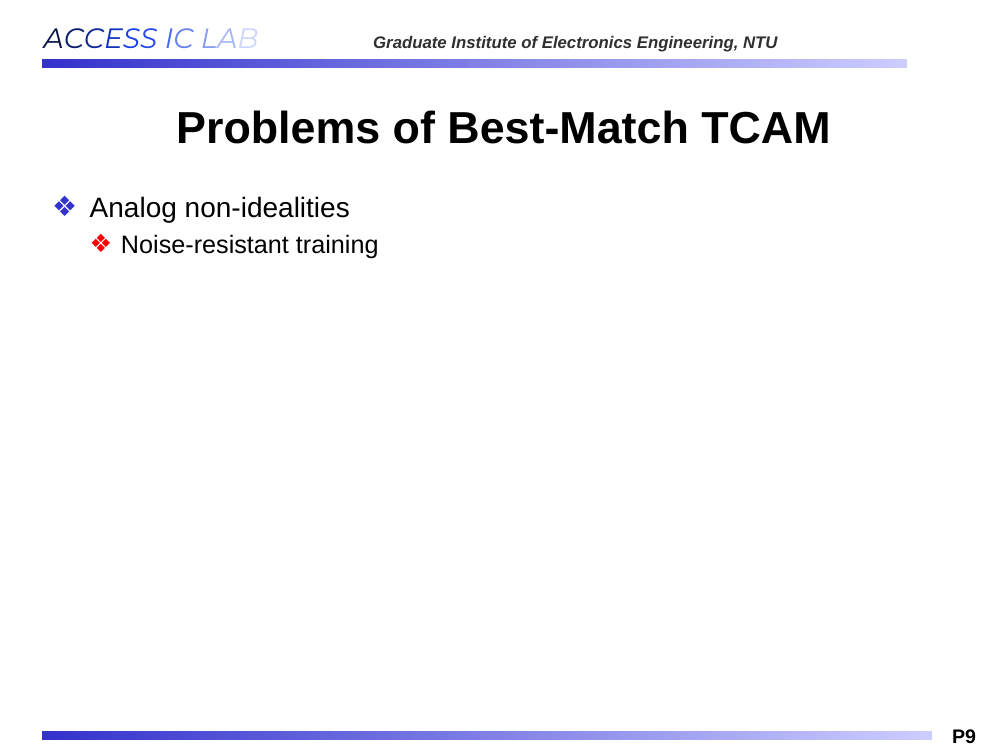
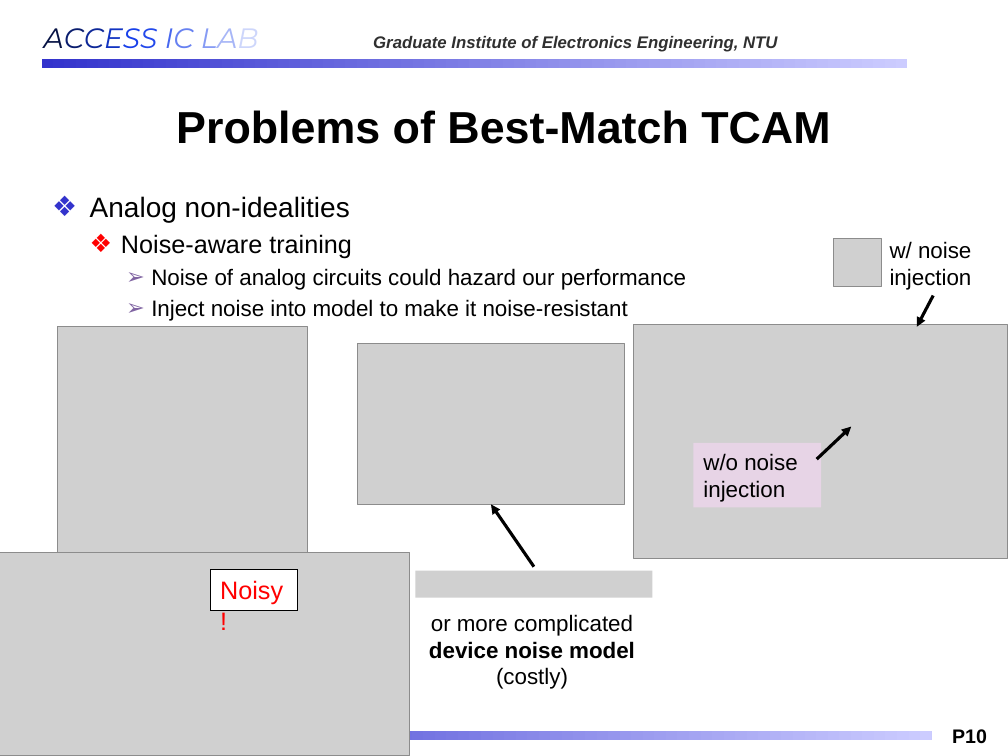
Before and after one commit to Oniontow/AndyWu_Project, a slide deck: slide 10 of IMS_NEW.pptx (slide 9 before the commit). Drawn at 1008x756 pixels with LibreOffice and Linux fonts; fonts in the diff are those of the drawing; grey boxes stand for pictures; background and template pictures are left out. Boxes give left, top, right and bottom in pixels: in the first picture for what was removed or moved away, otherwise in the second. Text is boxed around its words. In the diff, an @@ line names an element or a change of style, - is before the commit and + after.

```diff
--- a/IMS_NEW.pptx
+++ b/IMS_NEW.pptx
@@ text at bbox=[121, 234, 686, 321]: text changed; size 18 to 16 pt @@
-  ❖ Noise-resistant training
+  ❖ Noise-aware training
+    ➢ Noise of analog circuits could hazard our performance
+    ➢ Inject noise into model to make it noise-resistant
@@ picture added at bbox=[834, 239, 881, 286] @@
@@ text added at bbox=[890, 241, 972, 290], 16 pt, text #000000 @@
+w/ noise
+injection
@@ arrow added from (933, 295) to (916, 327), #000000 2.25 pt @@
@@ picture added at bbox=[57, 327, 307, 554] @@
@@ picture added at bbox=[633, 325, 1007, 557] @@
@@ picture added at bbox=[358, 344, 625, 504] @@
@@ rectangle added at bbox=[694, 443, 822, 507], fill #E7D4E6, 16 pt, text #000000 @@
+w/o noise injection
@@ arrow added from (816, 460) to (851, 426), #000000 2.25 pt @@
@@ arrow added from (534, 566) to (491, 504), #000000 2.25 pt @@
@@ picture added at bbox=[0, 552, 409, 756] @@
@@ rectangle added at bbox=[211, 570, 298, 610], fill #FFFFFF, outline #000000 0.75 pt, 18 pt, text #FF0000 @@
+Noisy!
@@ picture added at bbox=[415, 571, 652, 598] @@
@@ text added at bbox=[429, 614, 635, 689], 16 pt, text #000000 @@
+or more complicated
+device noise model (costly)
@@ page number at bbox=[952, 729, 987, 744]: text changed @@
-P9
+P10
```
Also in this commit, not shown: 2 other slides changed, 2 slides added, 1 slide removed, 2 other files.
